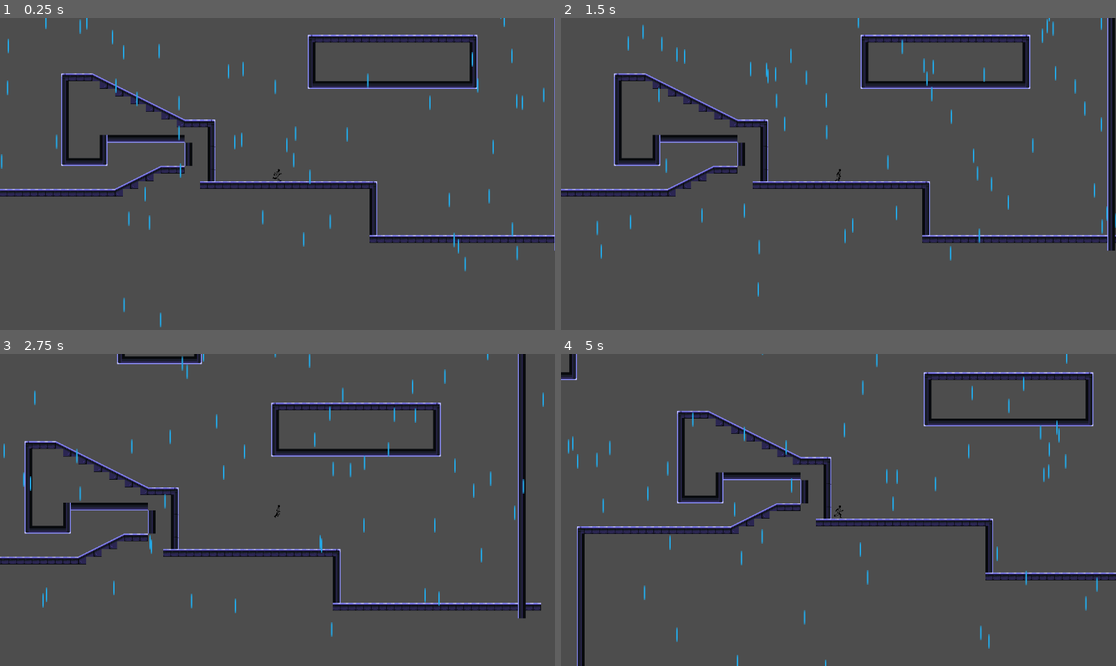
Above: before the commit, frames 1-4 (two rows, left to right).
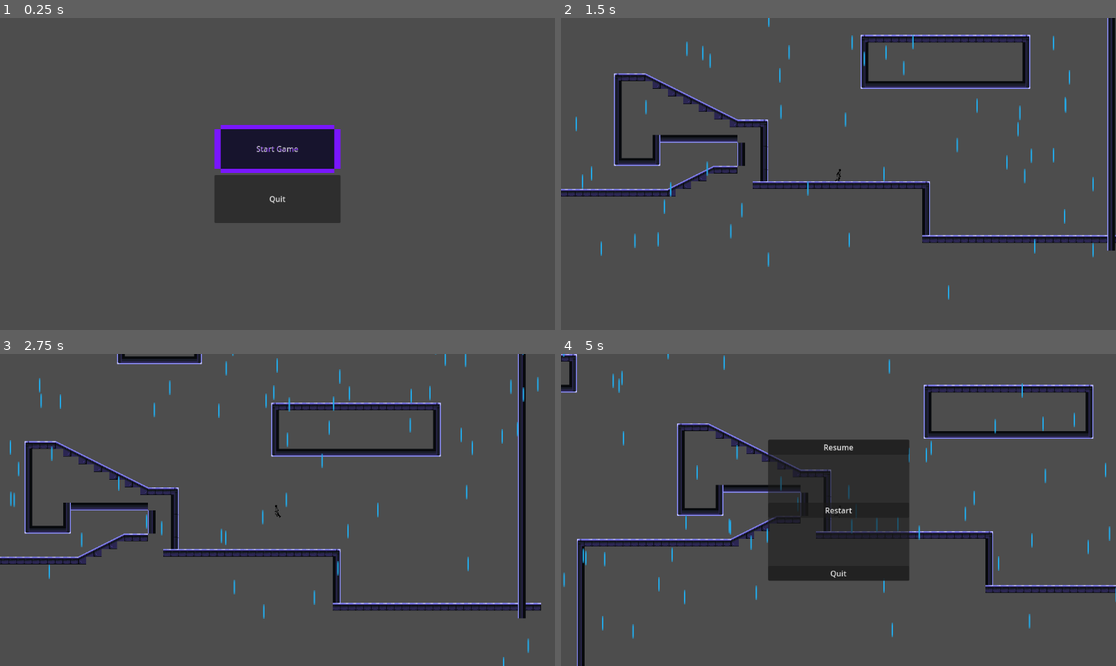
Above: after the commit, the same moments.

Repository: Orangechrisy/Mini-Jam-Gravity
Game: Godot game, scene res://Scenes/main_menu.tscn
Same seed, same stepped clock (60 frames per second), same inputs: the game is played once before the commit and once after it. Before the commit the project starts from res://Scenes/game.tscn.
Inputs (mouse positions are in pixels of both pictures, inside the frame that each line leads up to):
- Up to frame 1 (0.25 s): no input
- Up to frame 2 (1.5 s): click (838, 149) at 0.5 s, where only the run after the commit has a clickable "Start Game"; move the mouse to (960, 158) at 1.27 s; hold D (move_right) from 1.28 s (still down); click (960, 158) at 1.35 s
- Up to frame 3 (2.75 s): keep holding D (move_right); tap W (jump) at 1.52, 1.55, 1.82, 2.1, 2.27, 2.57 s; move the mouse to (166, 525) at 2.02 s; click (166, 525) at 2.3 s
- Up to frame 4 (5 s): move the mouse to (894, 441) at 2.77 s; release D (move_right) at 2.78 s; hold A (move_left) 2.78-3.53 s; click (894, 441) at 2.85 s; tap W (jump) at 3.05, 3.77, 4.07, 4.35, 4.52, 4.82 s; move the mouse to (810, 572) at 3.52 s; hold D (move_right) from 3.53 s (still down); click (810, 572) at 3.6 s; move the mouse to (1005, 556) at 4.27 s; tap Escape (pause, bound only after the commit) at 4.9 s

The runs differ from the first frame. In frame 1, 14% of the frame differs, in the area x 0-100%, y 0-100%; in frame 2, 1.4%; in frame 3, 1.5%; in frame 4, 21%.

Commit message:
added more things kinda

Diff:
--- a/Scenes/game.tscn
+++ b/Scenes/game.tscn
@@ -1,9 +1,10 @@
-[gd_scene load_steps=9 format=3 uid="uid://lju7a3urcuia"]
+[gd_scene load_steps=10 format=3 uid="uid://lju7a3urcuia"]
 
 [ext_resource type="PackedScene" uid="uid://2dnrqlmk1j8f" path="res://Scenes/player.tscn" id="1_mrh0v"]
 [ext_resource type="Texture2D" uid="uid://b2my18dkp4xv7" path="res://Assets/rain_drop.png" id="2_qexp4"]
 [ext_resource type="Shader" path="res://Shaders/Rain.gdshader" id="2_tm887"]
 [ext_resource type="Texture2D" uid="uid://dea3rygnaj40c" path="res://Assets/Tiles.png" id="3_irkbt"]
+[ext_resource type="PackedScene" uid="uid://dun5cl5p0h4pl" path="res://Scenes/pause_menu.tscn" id="5_bc3xn"]
 
 [sub_resource type="ShaderMaterial" id="ShaderMaterial_pg40v"]
 shader = ExtResource("2_tm887")
@@ -124,3 +125,7 @@
 tile_set = SubResource("TileSet_gdqr2")
 format = 2
 layer_0/tile_data = PackedInt32Array(-393225, 262144, 4, -327689, 262144, 5, -262153, 262144, 5, -196617, 327680, 5, -1 …(12307 unchanged characters)…
+
+[node name="CanvasLayer" type="CanvasLayer" parent="."]
+
+[node name="Pause Menu" parent="CanvasLayer" instance=ExtResource("5_bc3xn")]
--- /dev/null
+++ b/Scenes/main_menu.tscn
@@ -0,0 +1,43 @@
+[gd_scene load_steps=6 format=3 uid="uid://cfaitk61wsc5w"]
+
+[ext_resource type="Script" path="res://Scripts/main_menu.gd" id="1_0g2ui"]
+[ext_resource type="Shader" path="res://Shaders/button_glow.gdshader" id="2_7ydfa"]
+[ext_resource type="Texture2D" uid="uid://biw2hm1gth2jw" path="res://Assets/button test.png" id="3_eotg8"]
+
+[sub_resource type="ShaderMaterial" id="ShaderMaterial_nqvs7"]
+shader = ExtResource("2_7ydfa")
+shader_parameter/replace_color = Color(0.475, 0.086, 9.189, 1)
+
+[sub_resource type="StyleBoxTexture" id="StyleBoxTexture_merno"]
+texture = ExtResource("3_eotg8")
+
+[node name="Main Menu" type="CanvasLayer"]
+script = ExtResource("1_0g2ui")
+
+[node name="VBoxContainer" type="VBoxContainer" parent="."]
+anchors_preset = 8
+anchor_left = 0.5
+anchor_top = 0.5
+anchor_right = 0.5
+anchor_bottom = 0.5
+offset_left = -131.0
+offset_top = -102.0
+offset_right = 131.0
+offset_bottom = 102.0
+grow_horizontal = 2
+grow_vertical = 2
+
+[node name="Button" type="Button" parent="VBoxContainer"]
+material = SubResource("ShaderMaterial_nqvs7")
+layout_mode = 2
+size_flags_vertical = 3
+theme_override_styles/normal = SubResource("StyleBoxTexture_merno")
+text = "Start Game"
+
+[node name="Button2" type="Button" parent="VBoxContainer"]
+layout_mode = 2
+size_flags_vertical = 3
+text = "Quit"
+
+[connection signal="button_down" from="VBoxContainer/Button" to="." method="_on_button_button_down"]
+[connection signal="button_down" from="VBoxContainer/Button2" to="." method="_on_button_2_button_down"]
--- /dev/null
+++ b/Scenes/pause_menu.tscn
@@ -0,0 +1,55 @@
+[gd_scene load_steps=4 format=3 uid="uid://dun5cl5p0h4pl"]
+
+[ext_resource type="Script" path="res://Scripts/pause_menu.gd" id="1_yjn4a"]
+[ext_resource type="Shader" path="res://Shaders/pause_menu.gdshader" id="2_2was2"]
+
+[sub_resource type="ShaderMaterial" id="ShaderMaterial_p61oy"]
+shader = ExtResource("2_2was2")
+shader_parameter/lod = 0.0
+
+[node name="Pause Menu" type="CanvasLayer"]
+process_mode = 3
+script = ExtResource("1_yjn4a")
+
+[node name="ColorRect" type="ColorRect" parent="."]
+material = SubResource("ShaderMaterial_p61oy")
+anchors_preset = 15
+anchor_right = 1.0
+anchor_bottom = 1.0
+grow_horizontal = 2
+grow_vertical = 2
+
+[node name="PanelContainer" type="PanelContainer" parent="."]
+anchors_preset = 8
+anchor_left = 0.5
+anchor_top = 0.5
+anchor_right = 0.5
+anchor_bottom = 0.5
+offset_left = -146.5
+offset_top = -128.5
+offset_right = 146.5
+offset_bottom = 128.5
+grow_horizontal = 2
+grow_vertical = 2
+
+[node name="VBoxContainer" type="VBoxContainer" parent="PanelContainer"]
+layout_mode = 2
+size_flags_vertical = 4
+theme_override_constants/separation = 100
+
+[node name="Button" type="Button" parent="PanelContainer/VBoxContainer"]
+layout_mode = 2
+text = "Resume"
+
+[node name="Button3" type="Button" parent="PanelContainer/VBoxContainer"]
+layout_mode = 2
+text = "Restart"
+
+[node name="Button2" type="Button" parent="PanelContainer/VBoxContainer"]
+layout_mode = 2
+action_mode = 0
+text = "Quit"
+
+[connection signal="pressed" from="PanelContainer/VBoxContainer/Button" to="." method="_on_button_pressed"]
+[connection signal="pressed" from="PanelContainer/VBoxContainer/Button3" to="." method="_on_button_3_pressed"]
+[connection signal="pressed" from="PanelContainer/VBoxContainer/Button2" to="." method="_on_button_2_pressed"]
--- a/Scenes/player.tscn
+++ b/Scenes/player.tscn
@@ -109,3 +109,12 @@
 sprite_frames = SubResource("SpriteFrames_cjsnc")
 animation = &"run"
 frame_progress = 0.13493
+
+[node name="hair timer" type="Timer" parent="."]
+wait_time = 30.0
+
+[node name="death reset timer" type="Timer" parent="."]
+wait_time = 0.5
+
+[connection signal="timeout" from="hair timer" to="." method="_on_hair_timer_timeout"]
+[connection signal="timeout" from="death reset timer" to="." method="_on_death_reset_timer_timeout"]
--- /dev/null
+++ b/Scripts/main_menu.gd
@@ -0,0 +1,12 @@
+extends CanvasLayer
+
+
+
+# start game
+func _on_button_button_down() -> void:
+	get_tree().change_scene_to_file("res://Scenes/game.tscn")
+
+
+# quit
+func _on_button_2_button_down() -> void:
+	get_tree().quit()
--- /dev/null
+++ b/Scripts/pause_menu.gd
@@ -0,0 +1,36 @@
+extends CanvasLayer
+
+func _ready():
+	hide()
+
+func resume():
+	print("resuming")
+	hide()
+	get_tree().paused = false
+
+func pause():
+	print("pausing")
+	get_tree().paused = true
+	show()
+
+func escape():
+	if Input.is_action_just_pressed("pause") and not get_tree().paused:
+		pause()
+	elif Input.is_action_just_pressed("pause") and get_tree().paused:
+		resume()
+
+# resume
+func _on_button_pressed() -> void:
+	resume()
+
+# restart
+func _on_button_3_pressed() -> void:
+	resume()
+	get_tree().reload_current_scene()
+
+# quit
+func _on_button_2_pressed() -> void:
+	get_tree().change_scene_to_file("res://Scenes/main_menu.tscn")
+
+func _process(delta):
+	escape()
--- a/Scripts/player.gd
+++ b/Scripts/player.gd
@@ -10,8 +10,16 @@
 var prev_velocity: Vector2
 
 @onready var animated_sprite: AnimatedSprite2D = $AnimatedSprite2D
+@onready var hair_timer: Timer = $"hair timer"
+@onready var death_reset_timer: Timer = $"death reset timer"
+
+func _ready():
+	hair_timer.start()
 
 func _physics_process(delta: float) -> void:
+
+	# change hair color? not sure where this would go tbh
+
 
 	# Add the gravity.
 	if not is_on_floor() and not is_being_pulled:
@@ -19,9 +27,9 @@
 
 	# Handle jump.
 	if Input.is_action_just_pressed("jump") and is_on_floor():
-		print("jump vel: " + str(velocity.y))
+		#print("jump vel: " + str(velocity.y))
 		velocity.y = JUMP_VELOCITY
-		print("jump vel 2: " + str(velocity.y))
+		#print("jump vel 2: " + str(velocity.y))
 
 	# Get the input direction and handle the movement/deceleration.
 	# As good practice, you should replace UI actions with custom gameplay actions.
@@ -32,27 +40,27 @@
 		if not is_being_pulled:
 			var space_state = get_world_2d().direct_space_state
 			var camera = get_viewport().get_camera_2d()
-			var mouse_coords := camera.get_global_mouse_position()
-			var query = PhysicsRayQueryParameters2D.create(global_position, mouse_coords) # multiply this by like 100 so the ray goes "endlessly"?
+			var mouse_coords = camera.get_global_mouse_position()
+			var static_vector = global_position + global_position.direction_to(mouse_coords) * 300
+			var query = PhysicsRayQueryParameters2D.create(global_position, static_vector)
 			query.exclude = [self]
 			var result = space_state.intersect_ray(query)
 			if result:
 				pull_position = result.position
-				#print(pull_position, mouse_coords)
 				is_being_pulled = true
 		else:
 			is_being_pulled = false
 
 	if is_being_pulled:
 		# set look_at for arm probs
-		print("pull vel: " + str(velocity))
+		#print("pull vel: " + str(velocity))
 		velocity += global_position.direction_to(pull_position) * PULL_ACCELERATION * delta
-		print("pull vel 2: " + str(velocity))
+		#print("pull vel 2: " + str(velocity))
 
 	# flipping
-	if direction > 0:
+	if velocity.x > 0:
 		animated_sprite.flip_h = false
-	elif direction < 0:
+	elif velocity.x < 0:
 		animated_sprite.flip_h = true
 
 	# animes
@@ -73,10 +81,13 @@
 
 	# big change in velocity = death
 	var vel_diff: Vector2 = prev_velocity - velocity
-	print(str(prev_velocity.length()) + ", " + str(velocity.length()) + ", " + str(vel_diff.length()))
+	#print(str(prev_velocity.length()) + ", " + str(velocity.length()) + ", " + str(vel_diff.length()))
 	if vel_diff.length() > 250:
 		print("Ouch")
 		is_being_pulled = false
+		animated_sprite.play("die")
+		Engine.time_scale = .25
+		death_reset_timer.start()
 		#for i in get_slide_collision_count():
 			#var collision = get_slide_collision(i)
 			#print("collider vel: " + str(collision.get_remainder()))
@@ -88,3 +99,14 @@
 	#if collision:
 	#	velocity = velocity.slide(collision.get_normal())
 	move_and_slide()
+
+func _on_hair_timer_timeout() -> void:
+	print("Ouch")
+	is_being_pulled = false
+	animated_sprite.play("die")
+	Engine.time_scale = .25
+	death_reset_timer.start()
+
+func _on_death_reset_timer_timeout() -> void:
+	Engine.time_scale = 1
+	get_tree().reload_current_scene()
--- /dev/null
+++ b/Shaders/button_glow.gdshader
@@ -0,0 +1,11 @@
+shader_type canvas_item;
+
+uniform vec4 replace_color : source_color;
+
+void fragment() {
+	vec4 pixel_color = texture(TEXTURE, UV);
+	if (pixel_color == vec4(1, 1, 1, 1)) {
+		//pixel_color = replace_color;
+		COLOR = replace_color;
+	}
+}
--- /dev/null
+++ b/Shaders/pause_menu.gdshader
@@ -0,0 +1,10 @@
+shader_type canvas_item;
+
+uniform sampler2D SCREEN_TEXTURE: hint_screen_texture, filter_linear_mipmap;
+
+uniform float lod: hint_range(0.0, 5) = 0.0;
+
+void fragment() {
+	vec4 color = texture(SCREEN_TEXTURE, SCREEN_UV, lod);
+	COLOR = color;
+}
--- a/project.godot
+++ b/project.godot
@@ -11,7 +11,7 @@
 [application]
 
 config/name="Mini Jam Gravity"
-run/main_scene="res://Scenes/game.tscn"
+run/main_scene="res://Scenes/main_menu.tscn"
 config/features=PackedStringArray("4.3", "Forward Plus")
 config/icon="res://icon.svg"
 
@@ -40,6 +40,11 @@
 "events": [Object(InputEventMouseButton,"resource_local_to_scene":false,"resource_name":"","device":-1,"window_id":0,"a …(258 unchanged characters)…
 ]
 }
+pause={
+"deadzone": 0.5,
+"events": [Object(InputEventKey,"resource_local_to_scene":false,"resource_name":"","device":-1,"window_id":0,"alt_pressed":false,"shift_pressed":false,"ctrl_pressed":false,"meta_pressed":false,"pressed":false,"keycode":0,"physical_keycode":4194305,"key_label":0,"unicode":0,"location":0,"echo":false,"script":null)
+]
+}
 
 [rendering]
 
Binary file added: Assets/button test.png
Not shown, added: Assets/button test.png.import
